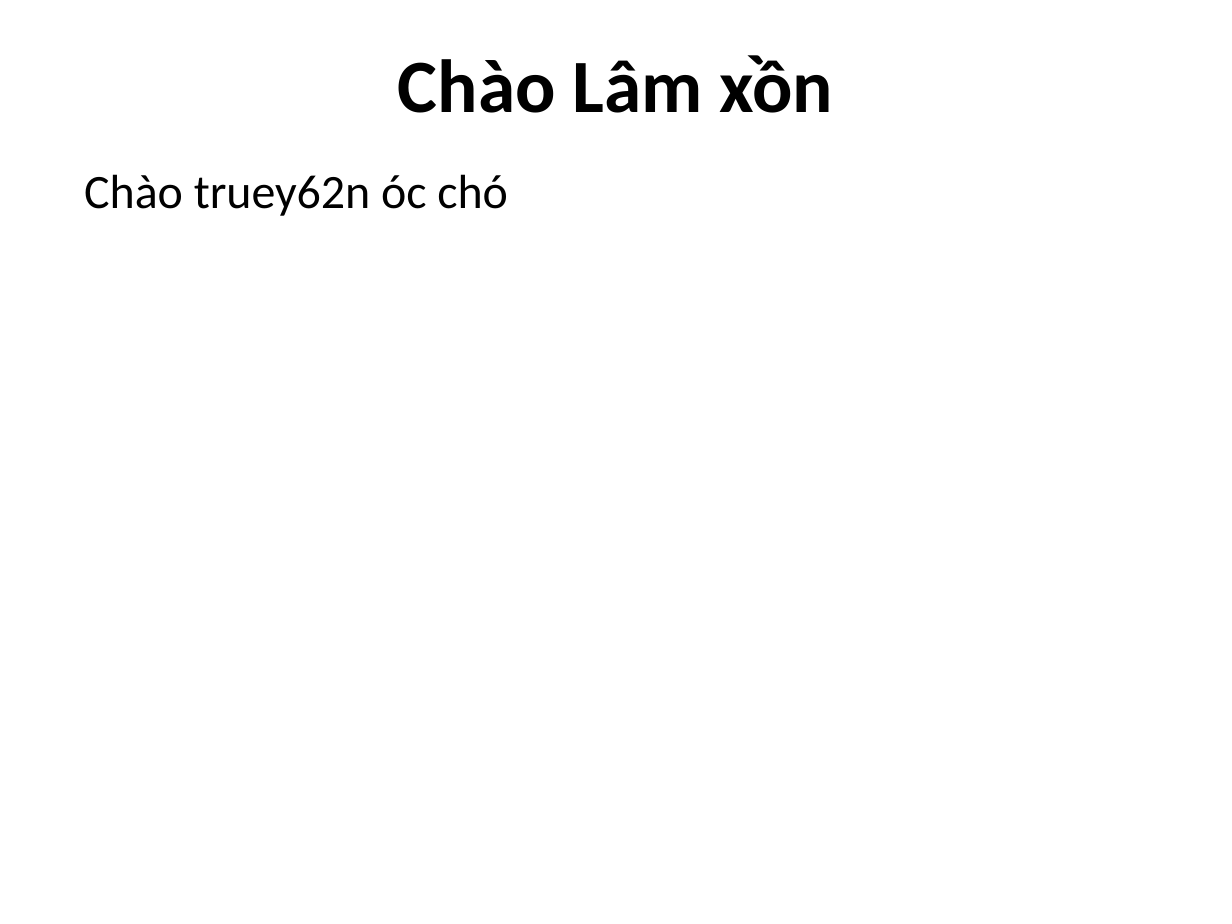
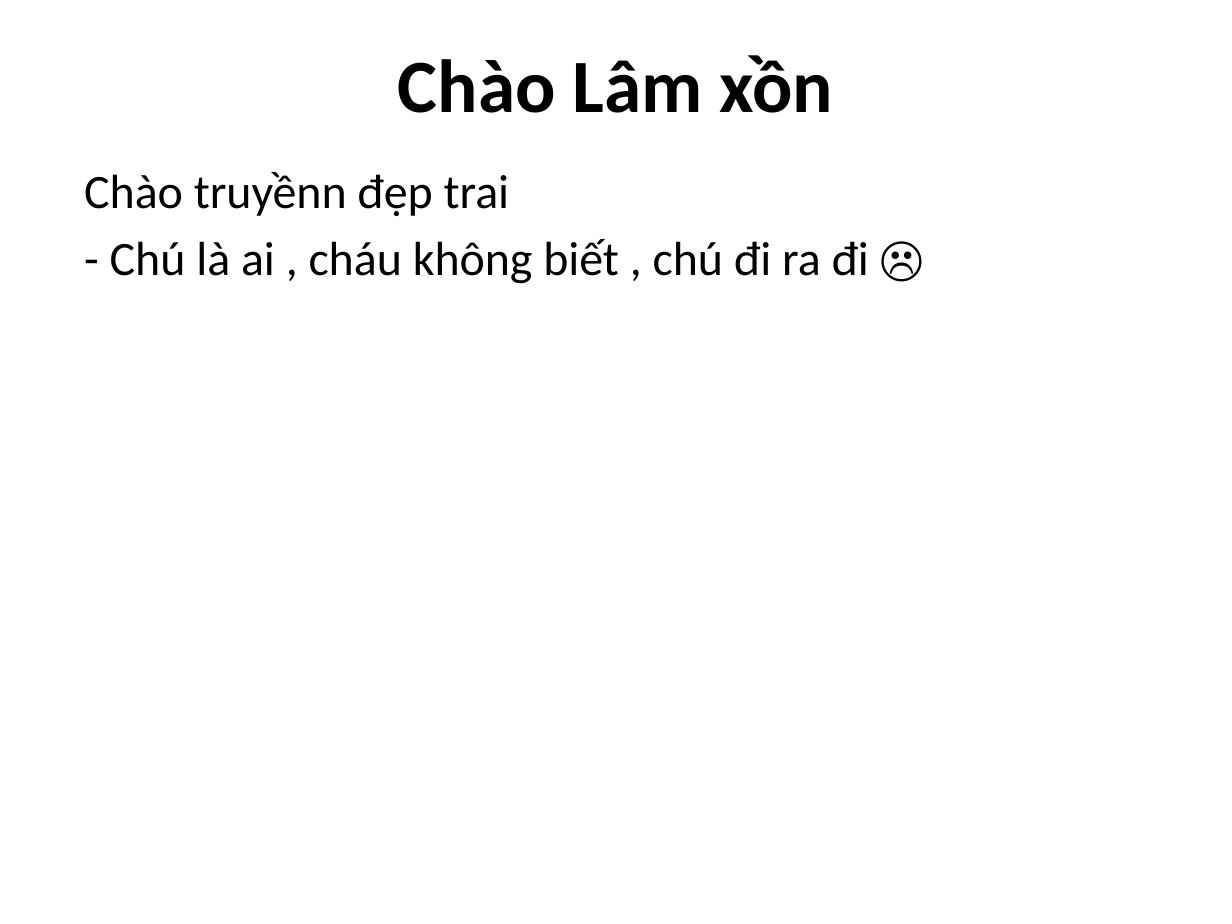
Before and after one commit to thanhtruyen/Nhom1, a slide deck: slide 1 of Chào Lâm xồn.pptx. Drawn at 1232x924 pixels with LibreOffice and Linux fonts; fonts in the diff are those of the drawing. Boxes give left, top, right and bottom in pixels: in the first picture for what was removed or moved away, otherwise in the second. Text is boxed around its words. In the diff, an @@ line names an element or a change of style, - is before the commit and + after.

Commit message:
sua

```diff
--- a/Chào Lâm xồn.pptx
+++ b/Chào Lâm xồn.pptx
@@ text at (84, 172, 869, 284): text changed @@
-Chào truey62n óc chó
+Chào truyềnn đẹp trai
+- Chú là ai , cháu không biết , chú đi ra đi ☹
```
Also in this commit, not shown: 3 slides removed.
